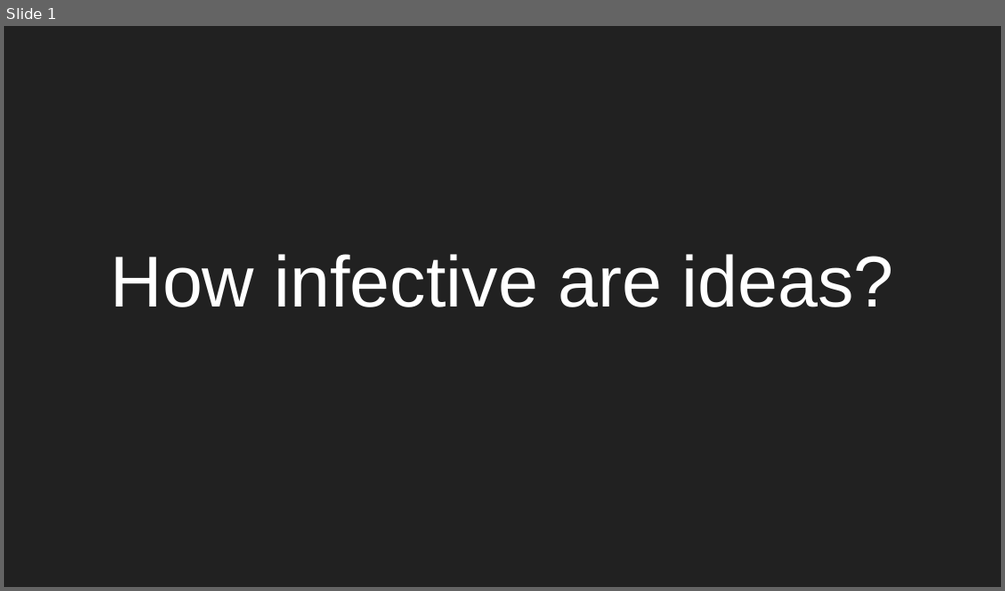
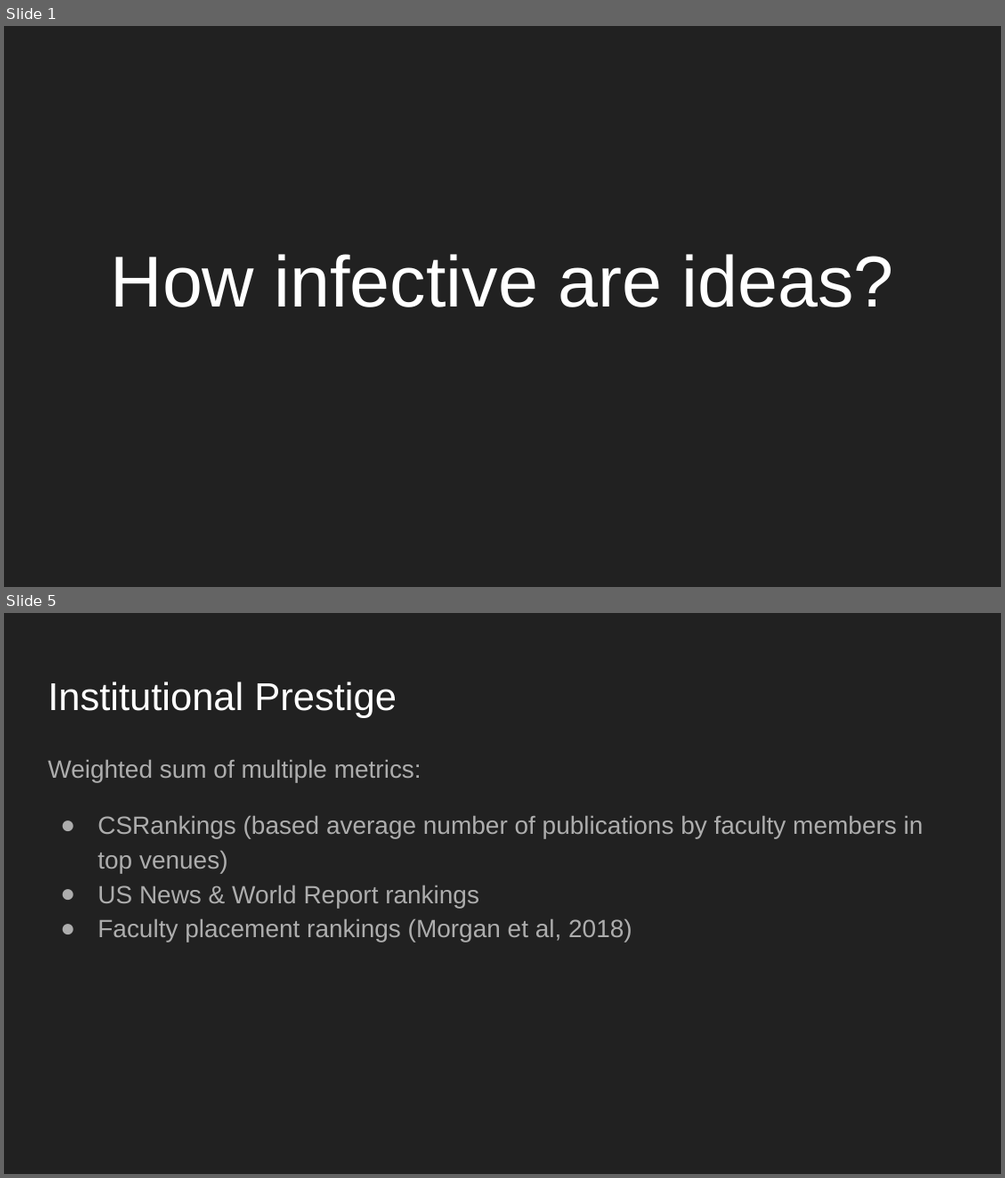
Before and after one commit to rohitmujumdar/Propagation-of-Epidemics-in-Citation-Networks, a slide deck: DOC/Presentation.pptx. Shown one above the other, each under a label of ours: slide 1 before the commit, slides 1 and 5 after it; the slides between them are not shown. The pictures are 1005x591 and 1005x1178 pixels, drawn with LibreOffice and Linux fonts; fonts in the diff are those of the drawing. Boxes give left, top, right and bottom in pixels: in the first picture for what was removed or moved away, otherwise in the second. Text is boxed around its words. In the diff, an @@ line names an element or a change of style, - is before the commit and + after.

Commit message:
Updated report and presentation

```diff
--- a/DOC/Presentation.pptx
+++ b/DOC/Presentation.pptx
@@ slide 5 added at (x1=4, y1=613, x2=1001, y2=1174), background #212121 @@
@@ title added at (x1=48, y1=682, x2=396, y2=718), 28 pt, text #FFFFFF @@
+Institutional Prestige
@@ text added at (x1=48, y1=759, x2=923, y2=941), 18 pt, text #ADADAD @@
+Weighted sum of multiple metrics:
+● CSRankings (based average number of publications by faculty members in top venues)
+● US News & World Report rankings
+● Faculty placement rankings (Morgan et al, 2018)
```
Also in this commit, not shown: 4 slides changed, 8 other slides added, 1 slide removed, 1 other file.
